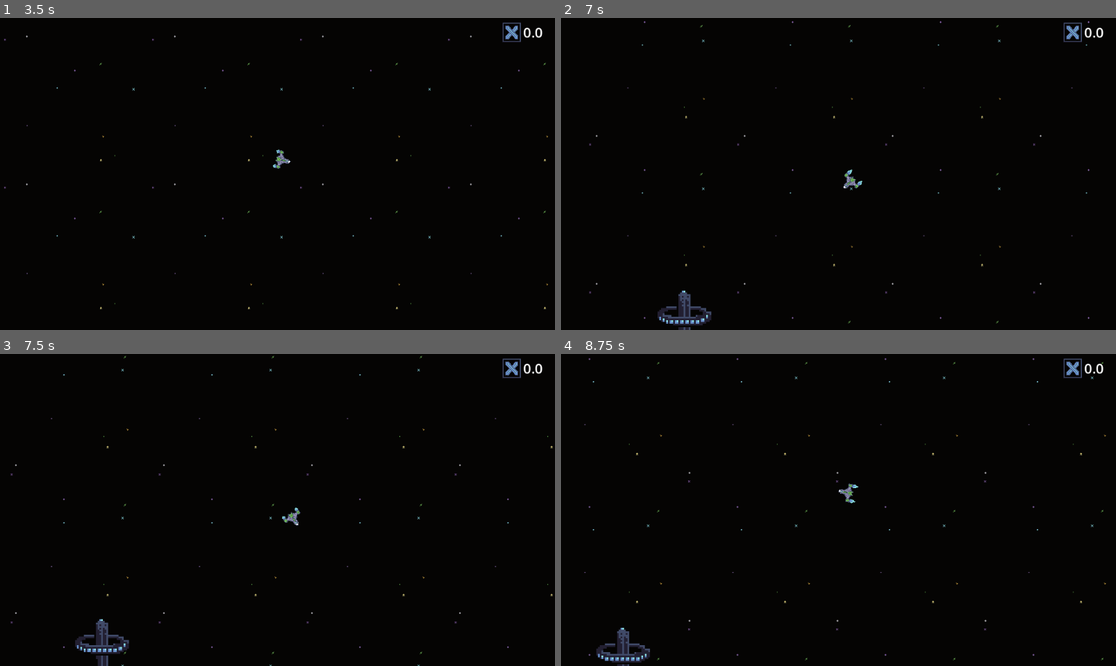
Above: before the commit, frames 1-4 (two rows, left to right).
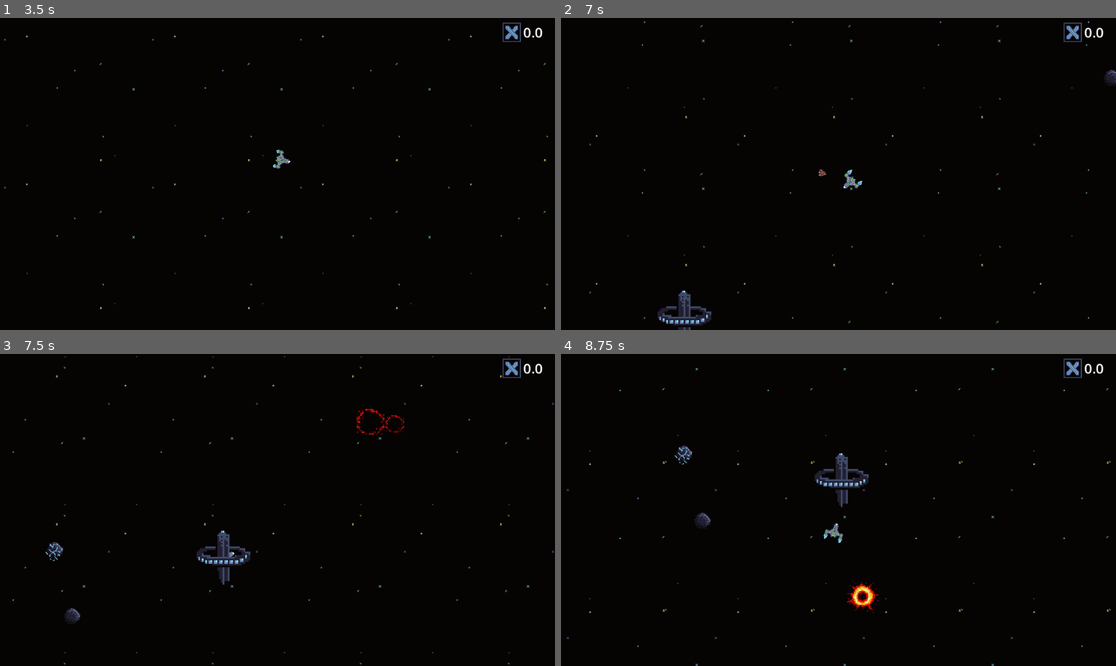
Above: after the commit, the same moments.

Repository: JoshPattman/microjam-034
Game: Godot game, scene res://scenes/game.tscn
The game is run twice, just before and just after one commit, with the same random seed, the same clock (stepped at 60 frames per second) and the same inputs. Sound files missing from this copy of the repository are replaced by a short silence.
Inputs:
- Up to frame 1 (3.5 s): tap Enter at 0.5 s; hold W (player_forward) 0.53-2.03 s; tap Shift (player_boost) at 0.6 s; tap Ctrl (player_break) at 1.35 s; hold A (player_left) from 2.03 s (still down); tap E (player_collect) at 2.1 s; tap 2 (player_place_bouncer) at 2.85 s
- Up to frame 2 (7 s): release A (player_left) at 3.53 s; hold S (player_back) 3.53-4.28 s; tap 1 (player_place_shooter) at 3.6 s; hold D (player_right) 4.28-5.03 s; tap Shift (player_boost) at 4.35 s; hold W (player_forward) 5.03-5.78 s; hold Ctrl (player_break) 5.03-5.78 s; hold D (player_right) from 5.78 s (still down); tap E (player_collect) at 5.85 s; tap 2 (player_place_bouncer) at 6.6 s
- Up to frame 3 (7.5 s): keep holding D (player_right); tap 1 (player_place_shooter) at 7.35 s
- Up to frame 4 (8.75 s): release D (player_right) at 8.03 s; hold S (player_back) from 8.03 s (still down); tap Shift (player_boost) at 8.1 s

Frame 1 is identical in both runs. In frame 2, 0.1% of the frame differs, in the area x 46-100%, y 16-51%; in frame 3, 2.1%; in frame 4, 2.1%, in the area x 1-100%, y 1-100%.

Commit message:
turret sprite

Diff:
--- a/godot/game_objects/station.tscn
+++ b/godot/game_objects/station.tscn
@@ -3,7 +3,7 @@
 [ext_resource type="Texture2D" uid="uid://cx68l1ieiqn" path="res://sprites/station001.png" id="1_phur1"]
 [ext_resource type="Script" uid="uid://dv5qup0e7c5x4" path="res://scripts/station.gd" id="2_26n74"]
 [ext_resource type="PackedScene" uid="uid://c8jr51j6ge7n0" path="res://game_objects/player.tscn" id="3_ksyti"]
-[ext_resource type="Script" uid="uid://dfaqnj6r52slx" path="res://scripts/turret.gd" id="4_51j1b"]
+[ext_resource type="PackedScene" uid="uid://7pkivl6g6mek" path="res://game_objects/turret_shooter.tscn" id="4_51j1b"]
 
 [sub_resource type="Animation" id="Animation_51j1b"]
 length = 0.001
@@ -58,6 +58,5 @@
 }
 autoplay = "rotate"
 
-[node name="Turret" type="Node2D" parent="."]
-script = ExtResource("4_51j1b")
-add_to_targets = false
+[node name="TurretShooter" parent="." instance=ExtResource("4_51j1b")]
+visible = false
--- a/godot/game_objects/turret_shooter.tscn
+++ b/godot/game_objects/turret_shooter.tscn
@@ -1,16 +1,55 @@
-[gd_scene load_steps=4 format=3 uid="uid://7pkivl6g6mek"]
+[gd_scene load_steps=6 format=3 uid="uid://7pkivl6g6mek"]
 
 [ext_resource type="Script" uid="uid://dfaqnj6r52slx" path="res://scripts/turret.gd" id="1_4nm3i"]
+[ext_resource type="Texture2D" uid="uid://c7grhoulkexdt" path="res://sprites/turret001.png" id="2_jiabh"]
 
-[sub_resource type="Gradient" id="Gradient_4nm3i"]
+[sub_resource type="Animation" id="Animation_jiabh"]
+resource_name = "charge"
+tracks/0/type = "value"
+tracks/0/imported = false
+tracks/0/enabled = true
+tracks/0/path = NodePath("Sprite2D:frame")
+tracks/0/interp = 1
+tracks/0/loop_wrap = true
+tracks/0/keys = {
+"times": PackedFloat32Array(0, 0.5, 1),
+"transitions": PackedFloat32Array(1, 1, 1),
+"update": 1,
+"values": [0, 1, 2]
+}
 
-[sub_resource type="GradientTexture2D" id="GradientTexture2D_jiabh"]
-gradient = SubResource("Gradient_4nm3i")
-fill_from = Vector2(0.273504, 0.777778)
+[sub_resource type="Animation" id="Animation_ssbwd"]
+length = 0.001
+tracks/0/type = "value"
+tracks/0/imported = false
+tracks/0/enabled = true
+tracks/0/path = NodePath("Sprite2D:frame")
+tracks/0/interp = 1
+tracks/0/loop_wrap = true
+tracks/0/keys = {
+"times": PackedFloat32Array(0),
+"transitions": PackedFloat32Array(1),
+"update": 1,
+"values": [0]
+}
+
+[sub_resource type="AnimationLibrary" id="AnimationLibrary_up5k6"]
+_data = {
+&"RESET": SubResource("Animation_ssbwd"),
+&"charge": SubResource("Animation_jiabh")
+}
 
 [node name="TurretShooter" type="Node2D"]
 script = ExtResource("1_4nm3i")
 metadata/_custom_type_script = "uid://dfaqnj6r52slx"
 
 [node name="Sprite2D" type="Sprite2D" parent="."]
-texture = SubResource("GradientTexture2D_jiabh")
+texture_filter = 1
+texture = ExtResource("2_jiabh")
+hframes = 3
+
+[node name="AnimationPlayer" type="AnimationPlayer" parent="."]
+libraries = {
+&"": SubResource("AnimationLibrary_up5k6")
+}
+autoplay = "charge"
--- a/godot/scenes/game.tscn
+++ b/godot/scenes/game.tscn
@@ -29,7 +29,6 @@
 position = Vector2(0, -1)
 script = ExtResource("1_iywne")
 enemy_spawn_groups = Array[ExtResource("2_0tnpc")]([SubResource("Resource_vtaks"), SubResource("Resource_kvpfn")])
-max_enemies = 1
 shooter_prefab = ExtResource("4_kvpfn")
 bouncer_prefab = ExtResource("5_dinhu")
 
--- a/godot/scripts/turret.gd
+++ b/godot/scripts/turret.gd
@@ -3,7 +3,9 @@
 class_name Turret
 
 @export var range: float = 200
-@export var shot_delay: float = 1.0
+@export var shot_delay: float = 1.0:
+	set(new):
+		$AnimationPlayer.speed_scale = 1.0 / shot_delay
 
 @export var add_to_targets: bool = true
 
@@ -27,4 +29,5 @@
 		if time_since_last_shot > shot_delay:
 			time_since_last_shot = 0.0
 			closest_enemy.blow_up()
+			$AnimationPlayer.play("charge")
 	time_since_last_shot += delta * CustomRigidbody2D.get_global_dt_mult()
Not shown: 1 places in godot/game_objects/blackhole.tscn that only renumber resources
Not shown: 1 places in godot/game_objects/explosion.tscn that only renumber resources
Not shown: 1 places in godot/game_objects/player_camera.tscn that only renumber resources
Not shown: 1 places in godot/scenes/game.tscn that only renumber resources
Binary file added: godot/sprites/turret001.png
Not shown, added: godot/sprites/turret001.png.import
Not shown, added: art/turret001.aseprite
